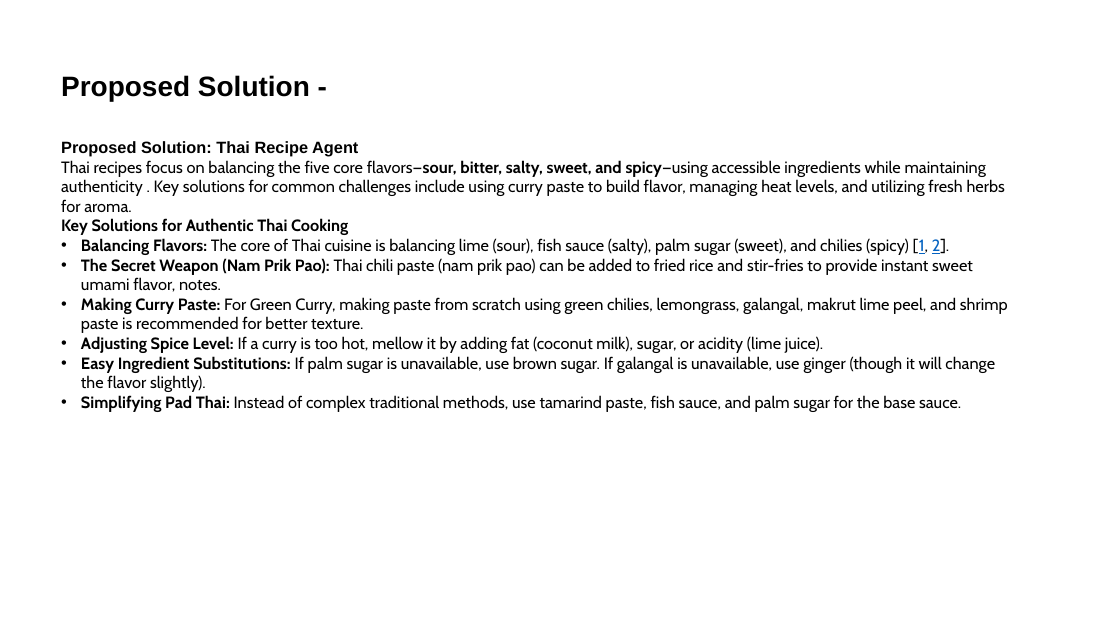
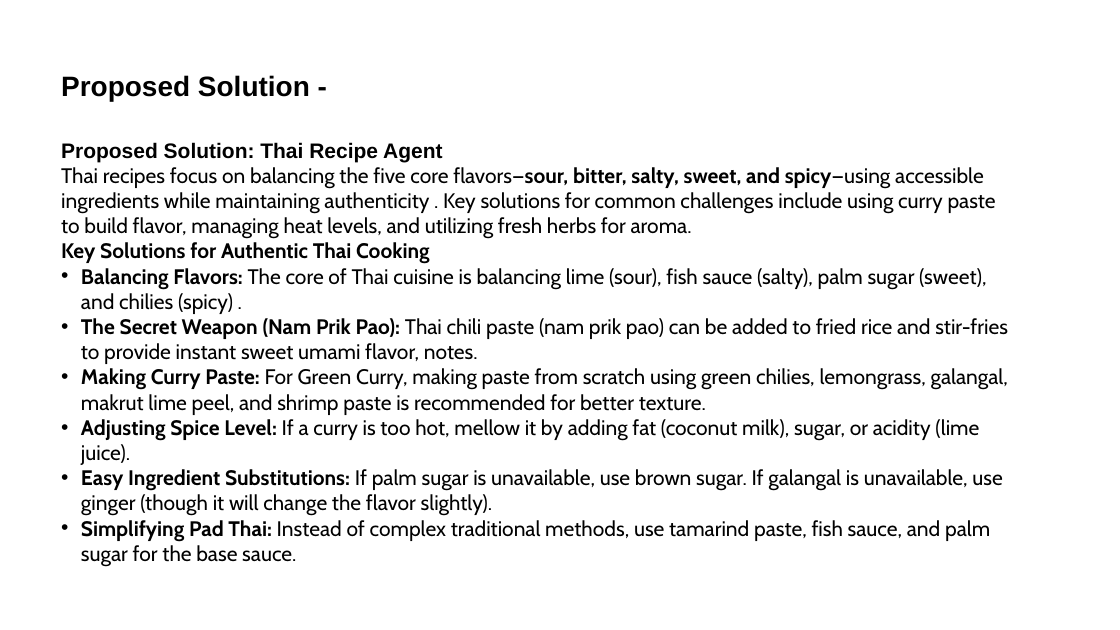
Before and after one commit to nitintripathi79/SRMIST_ThaiRecipe_NitinTripathi, a slide deck: slide 5 of Nitin Tripathi Project Submission.pptx. Drawn at 1120x630 pixels with LibreOffice and Linux fonts; fonts in the diff are those of the drawing. Boxes give left, top, right and bottom in pixels: in the first picture for what was removed or moved away, otherwise in the second. Text is boxed around its words. In the diff, an @@ line names an element or a change of style, - is before the commit and + after.

```diff
--- a/Nitin Tripathi Project Submission.pptx
+++ b/Nitin Tripathi Project Submission.pptx
@@ text at (61, 142, 1008, 567): size 14 to 18 pt in "Proposed Solution: Thai Recipe Agent", "Thai recipes focus on balancing the five ...", "Key Solutions for Authentic Thai Cooking", "The Secret Weapon (Nam Prik Pao): Thai ..." and 4 more places @@
@@ text at (81, 268, 986, 314): text changed; size 14 to 18 pt @@
-• Balancing Flavors: The core of Thai cuisine is balancing lime (sour), fish sauce (salty), palm sugar (sweet), and chilies (spicy) [1, 2].
+• Balancing Flavors: The core of Thai cuisine is balancing lime (sour), fish sauce (salty), palm sugar (sweet), and chilies (spicy) .
```
Also in this commit, not shown: 3 other slides changed, 1 slide added, 1 slide removed.
